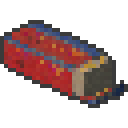
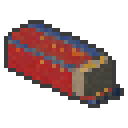
The second 128×128 image is a revision of the first. Changes to its layers:
renamed "metal" to "Pasted Layer", painted on it over [0, 32, 128, 92]
painted on "Screenshot_2020-09-30_05-05-20.png" over [16, 32, 124, 88]
